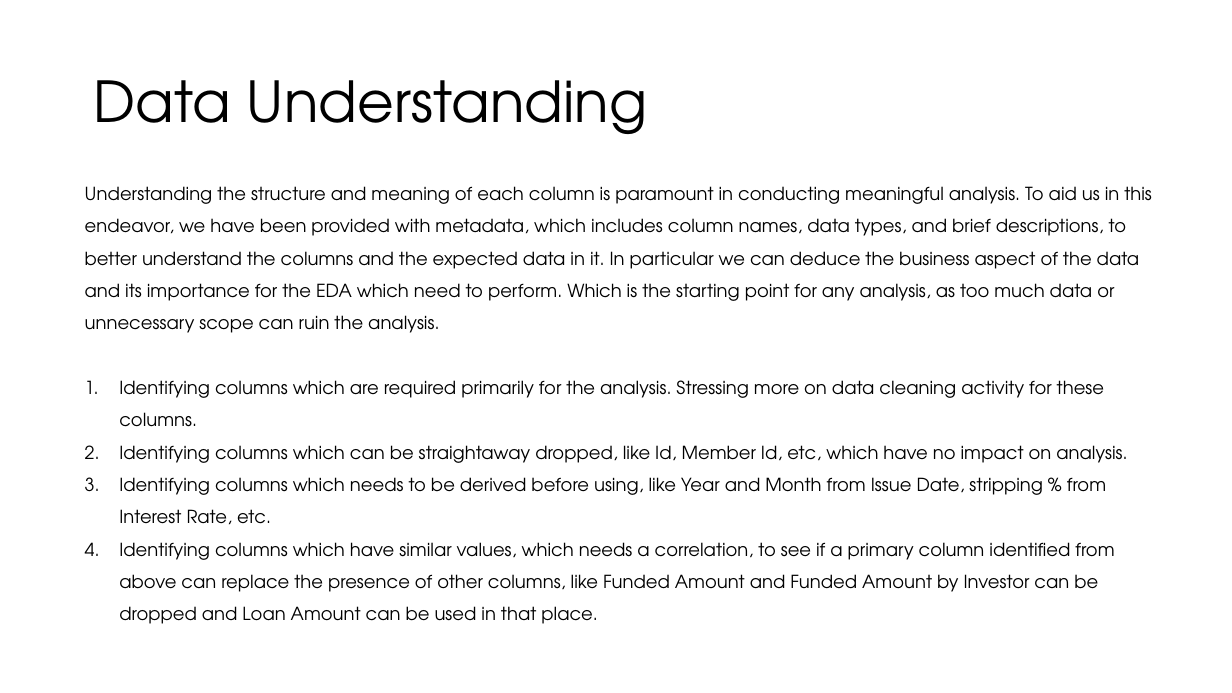
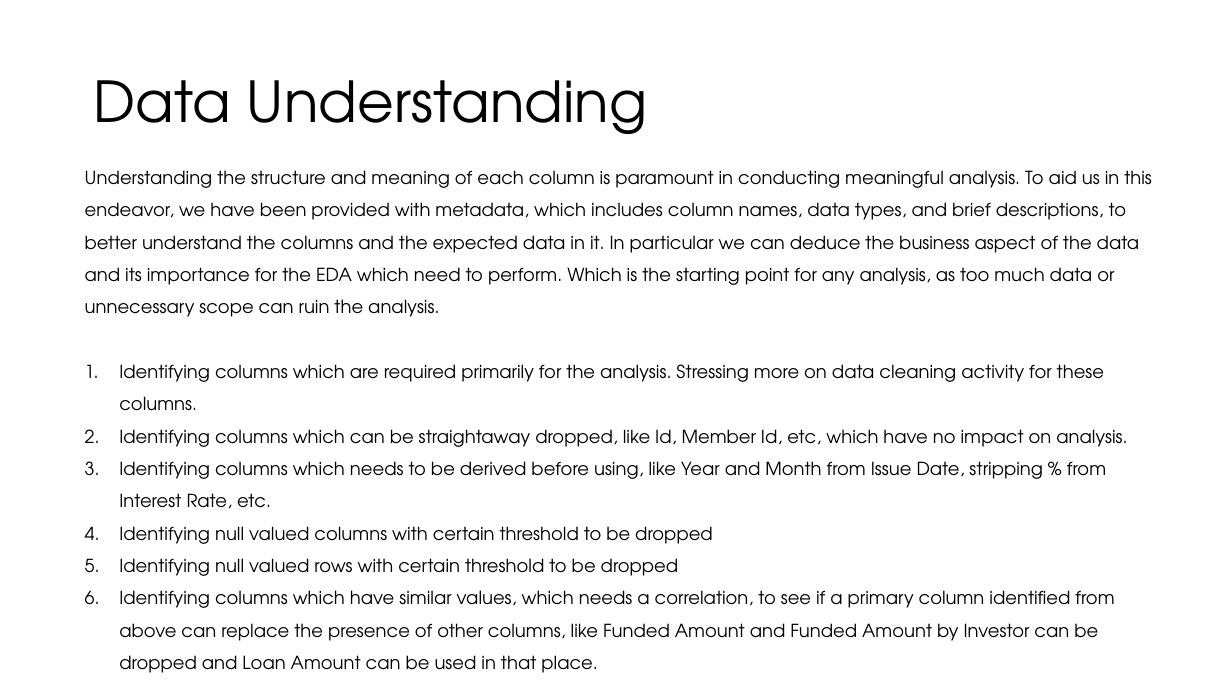
Before and after one commit to sarpsl/LendingClubCaseStudy, a slide deck: slide 6 of Syed_Abdul_Rahim.pptx. Drawn at 1232x693 pixels with LibreOffice and Linux fonts; fonts in the diff are those of the drawing. Boxes give left, top, right and bottom in pixels: in the first picture for what was removed or moved away, otherwise in the second. Text is boxed around its words. In the diff, an @@ line names an element or a change of style, - is before the commit and + after.

```diff
--- a/Syed_Abdul_Rahim.pptx
+++ b/Syed_Abdul_Rahim.pptx
@@ text "Understanding the structure and meaning ..." moved from (x1=85, y1=186, x2=1152, y2=624) to (x1=85, y1=170, x2=1152, y2=673) @@
@@ text at (x1=119, y1=526, x2=713, y2=576): paragraphs added @@
+4. Identifying null valued columns with certain threshold to be dropped
+5. Identifying null valued rows with certain threshold to be dropped
```
Also in this commit, not shown: 1 other slide changed, 1 other file.
